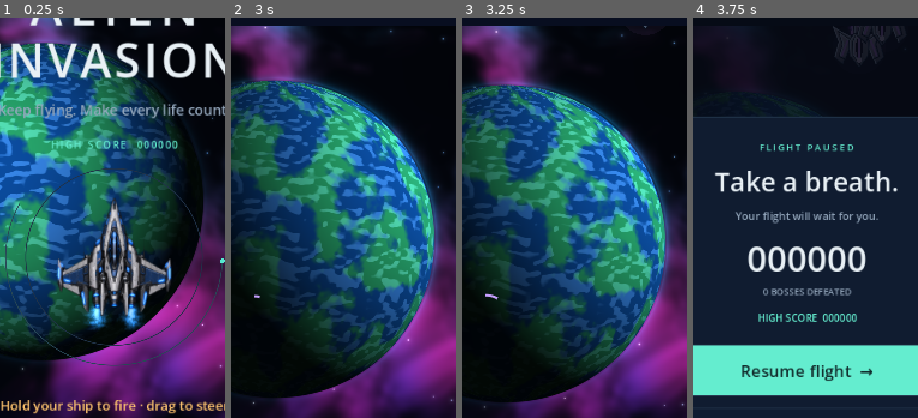
Above: before the commit, frames 1-4 (left to right).
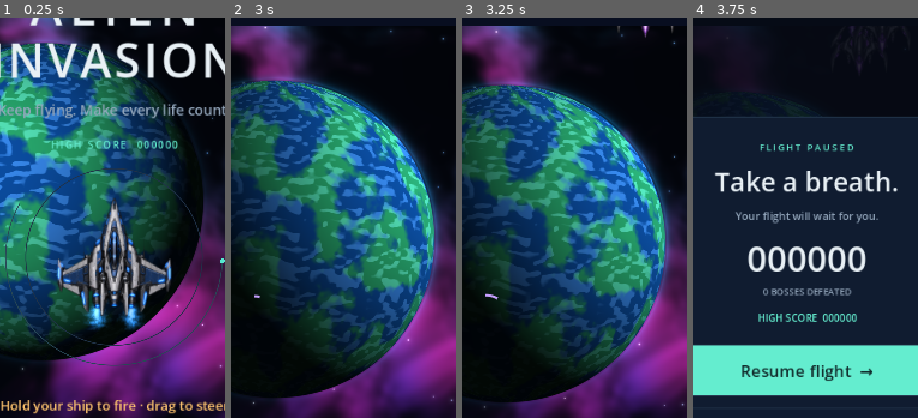
Above: after the commit, the same moments.

Repository: walgak/alien-invasion
Game: Godot game, scene res://main.tscn
Two runs of this game, one before a commit and one after it. Both use one fixed random seed, a clock stepped at 60 frames per second and the inputs below.
Inputs (mouse positions are % of the whole screen's width and height, from its top left):
- Up to frame 1 (0.25 s): no input
- Up to frame 2 (3 s): click "Launch endless flight →" at 0.5 s; tap Enter at 1.25 s; move the mouse to (72, 45) at 1.27 s; hold Right (ui_right) 1.28-2 s; tap P at 1.35 s; click (72, 45) at 1.42 s; tap Space at 1.52 s; click "Resume flight →" at 2 s; drag from (30, 55) to (45, 70) at 2.77 s
- Up to frame 3 (3.25 s): no input
- Up to frame 4 (3.75 s): move the mouse to (60, 28) at 3.52 s; hold Right (ui_right) from 3.53 s (still down); tap P at 3.6 s
The pictures show only the part of the screen within x 25-75%, y 18-68%; the shares and areas given below are measured in that part.

Frames 1-2 are identical in both runs. In frame 3, less than 0.1% of the frame differs, in the area x 68-95%, y 2-5%; in frame 4, 0.3%, in the area x 62-92%, y 2-13%.

Commit message:
Match alien fighters to violet concept and scale them below player

Diff:
--- /dev/null
+++ b/mobile/scripts/alien_artwork.gd
@@ -0,0 +1,30 @@
+extends RefCounted
+## Reference-matched alien art. Normal aliens, summoned ships and boss guards
+## use this same hull, preserving their existing collision and movement rules.
+const ALIEN_TEXTURE = preload("res://assets/ships/alien-fighter.png")
+const PlayerArtwork = preload("res://scripts/ship_artwork.gd")
+const PLAYER_SIZE_RATIO := 1.2
+
+## Divide, rather than subtract 20%: the player's base hull is 1.2x the alien.
+## Upgraded player hulls may still expand according to their existing tiers.
+static func size_for() -> Vector2:
+	return PlayerArtwork.size_for(0) / PLAYER_SIZE_RATIO
+
+static func rect_for() -> Rect2:
+	var size := size_for()
+	return Rect2(-size * 0.5, size)
+
+## Pixel-measured UV landmarks on the source sprite (nose points down).
+static func point_at(uv: Vector2) -> Vector2:
+	return (uv-Vector2.ONE*0.5)*size_for()
+
+static func muzzle_local(side: int) -> Vector2:
+	return point_at(Vector2(0.5+float(side)*0.168, 0.765))
+
+static func rear_muzzle_local() -> Vector2:
+	return point_at(Vector2(0.5, 0.018))
+
+## EngineBurn faces up through a PI rotation. Negate the source-space points
+## here so the parent rotation places each plume on its actual violet nozzle.
+static func nozzles() -> PackedVector2Array:
+	return PackedVector2Array([-point_at(Vector2(0.393,0.291)), -point_at(Vector2(0.607,0.291))])
--- a/mobile/scripts/enemy.gd
+++ b/mobile/scripts/enemy.gd
@@ -1,7 +1,7 @@
 extends Node2D
 
 const HIT_RADIUS := 24.0
-const HullFinish = preload("res://scripts/hull_finish.gd")
+const Artwork = preload("res://scripts/alien_artwork.gd")
 const EngineBurn = preload("res://scripts/engine_burn.gd")
 var engine_burn: Node2D
 var formation_offset := Vector2.ZERO
@@ -25,14 +25,26 @@
 var pull_offset := Vector2.ZERO
 var phase_time := 0.0
 var launch_speed := 220.0
+var next_gun_side := -1
 
 ## Alien noses point down in normal flight. The twin violet engines therefore
 ## exhaust upward; rotating the entire ship keeps their force direction honest.
 func _ready() -> void:
+	texture_filter = CanvasItem.TEXTURE_FILTER_LINEAR_WITH_MIPMAPS
 	engine_burn = EngineBurn.new()
 	add_child(engine_burn)
 	engine_burn.rotation = PI
-	engine_burn.configure(PackedVector2Array([Vector2(-8,17), Vector2(8,17)]), Color("b34cff"), 3.8)
+	engine_burn.configure(Artwork.nozzles(), Color("b34cff"), 3.8)
+
+## Alternate the two modeled cannons without adding bullets or changing timing.
+func muzzle_position() -> Vector2:
+	var at := to_global(Artwork.muzzle_local(next_gun_side))
+	next_gun_side = -next_gun_side
+	return at
+
+## The aft spine houses the gravity cannon fired when an alien escapes below.
+func rear_muzzle_position() -> Vector2:
+	return to_global(Artwork.rear_muzzle_local())
 
 ## Capture the offscreen starting point and boss anchor, then enter the pull/windup/throw state machine.
 func begin_pull(origin: Vector2) -> void:
@@ -78,7 +90,8 @@
 		fold_life = maxf(0.0, fold_life - remaining)
 	queue_redraw()
 
-## Submit this object's visual geometry in local coordinates. Physics and collision rules are handled separately.
+## Keep boss-connected tractor folds underneath the reference-matched 2D hull.
+## Reflections and armor depth are baked into the mipmapped transparent texture.
 func _draw() -> void:
 	if fold_life > 0.0:
 		var anchor := to_local(fold_origin)
@@ -89,28 +102,4 @@
 				var t := float(i) / 24.0
 				points.append(anchor.lerp(Vector2((lane - 2) * 6, 0), t) + side * sin(t * TAU * 2 + age * 5 + lane) * 3.0 * sin(t * PI))
 			draw_polyline(points, Color("91f5da", fold_life / RELEASE_FADE_SECONDS * 0.32), 1.2, true)
-	var energy := Color("d18cff")
-	draw_circle(Vector2.ZERO, 32, Color(energy, 0.055))
-	for x in [-8.0, 8.0]:
-		draw_circle(Vector2(x,-17), 4.1, Color("351852"))
-		draw_circle(Vector2(x,-18), 2.5, Color("d8a3ff"))
-	# Scythe wings frame a narrow spear hull, matching the supplied concept at
-	# gameplay scale without depending on a texture asset.
-	for side in [-1.0, 1.0]:
-		var blade := PackedVector2Array([Vector2(side*8,-12),Vector2(side*22,-19),Vector2(side*31,-25),Vector2(side*24,-7),Vector2(side*29,11),Vector2(side*20,19),Vector2(side*15,5),Vector2(side*7,8)])
-		HullFinish.plate(self, blade, Color("66627c"), energy, age)
-		HullFinish.plate(self, PackedVector2Array([Vector2(side*12,-9),Vector2(side*23,-17),Vector2(side*19,-4),Vector2(side*23,10),Vector2(side*17,13),Vector2(side*12,1)]), Color("9a86ac"), energy, age + side * 0.3)
-		draw_line(Vector2(side*14,-8),Vector2(side*21,10),energy,2.0,true)
-	var hull := PackedVector2Array([Vector2(0,-24),Vector2(11,-8),Vector2(10,10),Vector2(0,23),Vector2(-10,10),Vector2(-11,-8)])
-	HullFinish.plate(self, hull, Color("77758c"), energy, age)
-	HullFinish.plate(self, PackedVector2Array([Vector2(0,-22),Vector2(0,18),Vector2(-6,9),Vector2(-7,-6)]), Color("ba9bc8"), energy, age)
-	draw_colored_polygon(PackedVector2Array([Vector2(0,-15),Vector2(5,-3),Vector2(3,10),Vector2(0,16),Vector2(-3,10),Vector2(-5,-3)]),Color("120c1d"))
-	draw_line(Vector2(0,-13),Vector2(0,12),Color("d692ff"),3.0,true)
-	draw_circle(Vector2(0,15),3,Color("f1d8ff"))
-
-	# Rear-facing gravity cannon: the ship flies down, leaving this violet barrel
-	# aimed back toward the player once it has crossed the bottom boundary.
-	HullFinish.plate(self, PackedVector2Array([Vector2(-6,-34),Vector2(6,-34),Vector2(5,-18),Vector2(-5,-18)]), Color("7c6e91"), energy, age)
-	draw_circle(Vector2(0,-32),5,Color("08070c"))
-	draw_arc(Vector2(0,-32),6,0,TAU,18,Color("c875ff"),2,true)
-	draw_line(Vector2(0,-30),Vector2(0,-19),Color("e0a7ff"),2.5,true)
+	draw_texture_rect(Artwork.ALIEN_TEXTURE, Artwork.rect_for(), false)
--- a/mobile/scripts/game.gd
+++ b/mobile/scripts/game.gd
@@ -643,14 +643,14 @@
 				return
 			continue
 		if enemy.position.y > arena.y + Enemy.HIT_RADIUS:
-			spawn_escape_cannon(enemy.position)
+			spawn_escape_cannon(enemy.rear_muzzle_position())
 			remove_enemy(enemy)
 			continue
 		if not gravity_is_active() and enemy.motion_phase == "flight" and enemy.position.y > top_inset + 110.0 and enemy.position.y < ship.position.y - 90.0:
 			enemy.shot_timer -= delta
 			if enemy.shot_timer <= 0.0:
 				var aim: Vector2 = (ship.position - enemy.position).normalized()
-				spawn_hostile_shot(enemy.position + Vector2(0, 24), aim * (215.0 if enemy.summoned else 180.0))
+				spawn_hostile_shot(enemy.muzzle_position(), aim * (215.0 if enemy.summoned else 180.0))
 				enemy.shot_timer = rng.randf_range(1.05, 1.9) / difficulty_scale()
 
 ## Delegate the current weapon pattern and return its cooldown to the held-control fire timer.
@@ -663,7 +663,7 @@
 func fire_enemy_shot() -> void:
 	var shooter = enemies[rng.randi_range(0, enemies.size() - 1)]
 	# Modest horizontal aim: the player can read and dodge the trajectory.
-	spawn_hostile_shot(shooter.position + Vector2(0, 23), Vector2(clampf((ship.position.x - shooter.position.x) * 0.24, -72, 72), 245))
+	spawn_hostile_shot(shooter.muzzle_position(), Vector2(clampf((ship.position.x - shooter.position.x) * 0.24, -72, 72), 245))
 
 ## Register a fixed-speed hostile projectile; difficulty changes firing intervals rather than bullet speed.
 func spawn_hostile_shot(at: Vector2, velocity: Vector2) -> void:
--- /dev/null
+++ b/mobile/tests/alien_capture.gd
@@ -0,0 +1,69 @@
+extends SceneTree
+## Actual phone-size rendered frames for hull readability, relative scale,
+## alternating gun ports, guard formation, tractor throws and resisting engines.
+var game: Node2D
+var directory: String
+
+func _initialize() -> void:
+	call_deferred("run")
+
+func shot(label: String) -> void:
+	game.ship.queue_redraw()
+	game.interface.refresh()
+	game.refresh_space()
+	game.combat.queue_redraw()
+	game.gravity_fields.queue_redraw()
+	for enemy in game.enemies:
+		enemy.queue_redraw()
+	await process_frame
+	await RenderingServer.frame_post_draw
+	root.get_texture().get_image().save_png(directory.path_join(label+".png"))
+
+func run() -> void:
+	directory = OS.get_environment("ALIEN_CAPTURE_DIR")
+	if directory.is_empty() or not OS.get_environment("ALIEN_SAVE_PATH").ends_with("alien-capture-record.cfg"):
+		quit(1)
+		return
+	root.size = Vector2i(540,960)
+	game = load("res://main.tscn").instantiate()
+	root.add_child(game)
+	game.set_physics_process(false)
+	game.set_process(false)
+	game.sound.enabled = false
+	game.progress.vibration_enabled = false
+	game.start_run()
+	game.ship.position = Vector2(180,660)
+	game.spawn_enemy(Vector2(360,660),Vector2.ZERO)
+	await shot("player-alien-size")
+	game.start_run()
+	game.ship.position = Vector2(270,775)
+	for at in [Vector2(120,320),Vector2(300,410),Vector2(430,305)]:
+		var enemy = game.spawn_enemy(at,Vector2.ZERO)
+		enemy.shot_timer = 0
+	game.update_enemies(0)
+	game.update_projectiles(0.04)
+	await shot("alien-flight")
+	game.begin_boss("black")
+	game.boss.step(1.5)
+	game.update_enemies(0.6)
+	await shot("alien-guards")
+	game.start_run("swarm")
+	game.boss.step(1.5)
+	game.spawn_enemy(Vector2(380,470),Vector2.ZERO,true,game.boss.body_position+Vector2(0,42))
+	await shot("alien-tractor")
+	game.start_run()
+	var well = game.PlayerWell.new()
+	well.game = game
+	well.phase = "active"
+	well.well_position = Vector2(270,370)
+	well.well_scale = 1.8
+	game.add_child(well)
+	game.lingering_wells.append(well)
+	for at in [Vector2(160,535),Vector2(380,535)]:
+		game.spawn_enemy(at,Vector2.ZERO)
+	game.ship.position = Vector2(270,720)
+	game.combat.update_attitudes(1.0)
+	await shot("alien-engines")
+	game.free()
+	await process_frame
+	quit()
--- a/mobile/tests/ship_hardpoints.gd
+++ b/mobile/tests/ship_hardpoints.gd
@@ -78,6 +78,33 @@
 	game.combat.release(2, aim)
 	check(game.lingering_wells.size() == 1 and game.lingering_wells[0].cannon_position.is_equal_approx(game.ship.muzzle_position(4, 0, true)), "charged gravity cannon leaves the special hardpoint")
 	check(game.lingering_wells.size() == 1 and game.lingering_wells[0].well_position == aim and game.lingering_wells[0].charge == 2.0, "moving the launch point preserves gravity targeting and charge")
+	# Alien artwork has two barrels, but alternating their ports must not double
+	# the established one-projectile volley or change either enemy speed tier.
+	for summoned in [false, true]:
+		fresh(0)
+		enemy = game.spawn_enemy(Vector2(210, 400), Vector2.ZERO, summoned)
+		enemy.rotation = 0.31
+		var first_port: Vector2 = enemy.muzzle_position()
+		var second_port: Vector2 = enemy.muzzle_position()
+		check(not first_port.is_equal_approx(second_port), "alien wing cannons expose distinct firing ports")
+		for port in [first_port, second_port]:
+			var count_before: int = game.projectiles.size()
+			enemy.shot_timer = 0.0
+			game.update_enemies(0.0)
+			var shot: Node2D = game.projectiles.back()
+			check(game.projectiles.size() == count_before + 1 and shot.position.is_equal_approx(port) and shot.previous_position.is_equal_approx(port), "alien volley leaves one rotated barrel without an extra shot or collision sweep")
+			check(is_equal_approx(shot.velocity.length(), 215.0 if summoned else 180.0) and enemy.shot_timer > 0.0, "alien volley preserves its speed and resets its firing timer")
+	fresh(0)
+	enemy = game.spawn_enemy(Vector2(210, 400), Vector2.ZERO)
+	var legacy_port: Vector2 = enemy.muzzle_position()
+	enemy.muzzle_position() # Restore the next port before the legacy volley.
+	game.fire_enemy_shot()
+	check(game.projectiles.size() == 1 and game.projectiles[0].position.is_equal_approx(legacy_port), "legacy alien volley uses the same visible gun hardpoint")
+	fresh(0)
+	enemy = game.spawn_enemy(Vector2(210, game.arena.y + game.Enemy.HIT_RADIUS + 1.0), Vector2.ZERO)
+	var rear_port: Vector2 = enemy.rear_muzzle_position()
+	game.update_enemies(0.0)
+	check(game.enemies.is_empty() and game.projectiles.size() == 1 and game.projectiles[0].kind == "doom" and game.projectiles[0].position.is_equal_approx(rear_port) and game.projectiles[0].previous_position.is_equal_approx(rear_port), "escaped alien fires its doom cannon from the rear port at the existing escape boundary")
 	# Engine intensity must express the requested distance relationship without
 	# changing the physical pull. Alien and player art have opposite nose axes.
 	fresh(0)
Binary file added: mobile/assets/ships/alien-fighter.png
Not shown, added: mobile/assets/ships/alien-fighter.png.import
Not shown, added: mobile/assets/ships/alien-fighter.prompt.txt
Not shown, added: mobile/scripts/alien_artwork.gd.uid
Not shown, added: mobile/tests/alien_capture.gd.uid
Not shown, changed: mobile/assets/ships/README.md
